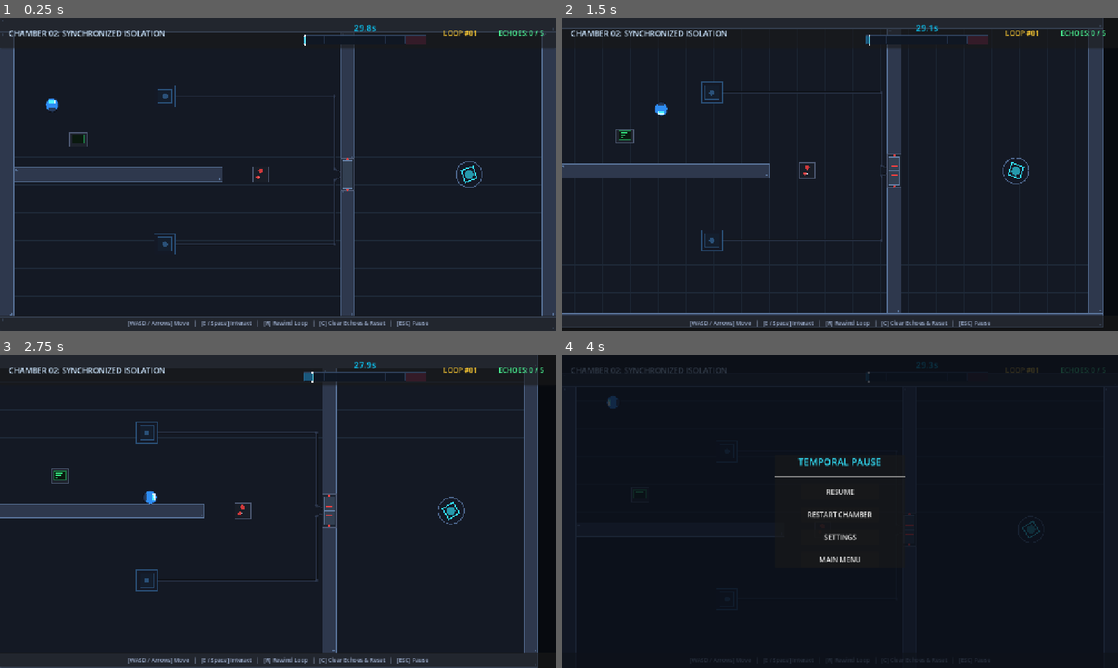
Above: before the commit, frames 1-4 (two rows, left to right).
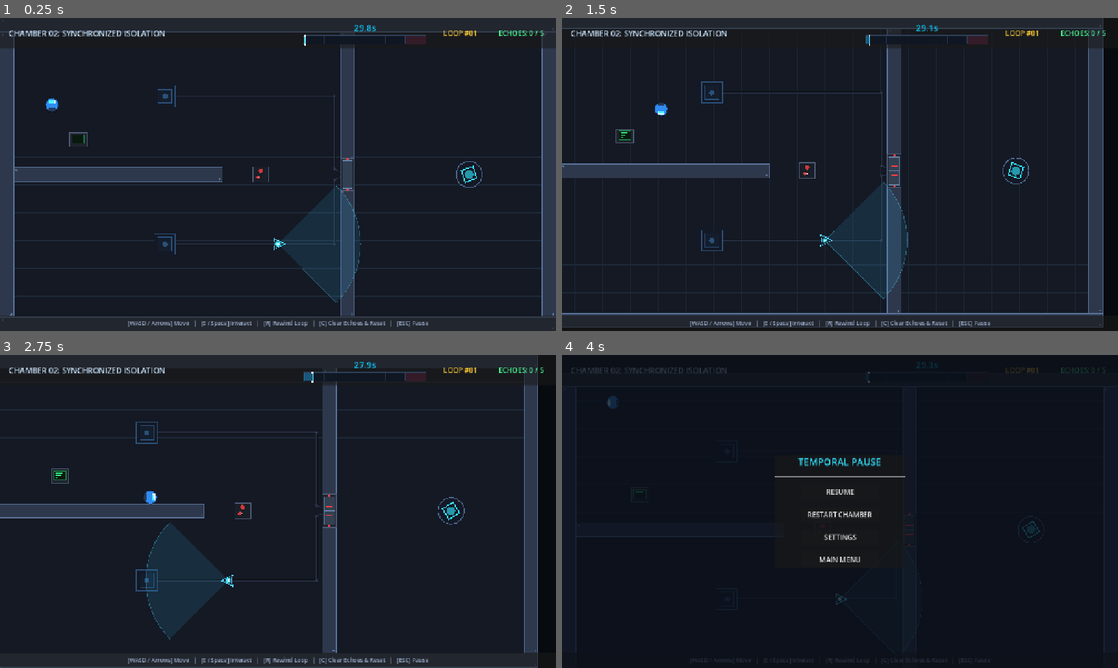
Above: after the commit, the same moments.

Repository: Ghostofzenin08/Echo_of_Dread
Game: Godot game, scene res://scenes/levels/level_02.tscn
Two runs of this game, one before a commit and one after it. Both use one fixed random seed, a clock stepped at 60 frames per second and the inputs below. This scene is started directly instead of the project's main scene.
Inputs:
- Up to frame 1 (0.25 s): no input
- Up to frame 2 (1.5 s): tap Enter at 0.5 s; hold D (move_right) 0.53-1.28 s; tap C (clear_echoes) at 0.6 s; tap Space at 0.77 s; hold S (move_down) from 1.28 s (still down); tap E (interact) at 1.35 s
- Up to frame 3 (2.75 s): tap Space at 1.52 s; release S (move_down) at 2.03 s; hold D (move_right) from 2.03 s (still down); tap Enter at 2.1 s
- Up to frame 4 (4 s): release D (move_right) at 2.78 s; hold W (move_up) 2.78-3.53 s; tap Backspace at 2.85 s; tap Space at 3.02, 3.77 s; hold A (move_left) from 3.53 s (still down); tap P at 3.6 s

The runs differ from the first frame. In frame 1, 2.2% of the frame differs, in the area x 49-65%, y 53-91%; in frame 2, 2.2%; in frame 3, 3.0%, in the area x 26-42%, y 53-91%; in frame 4, less than 0.1%.

Commit message:
feat(level): place patrolling security drone in chamber 02

Diff:
--- a/scenes/levels/level_02.tscn
+++ b/scenes/levels/level_02.tscn
@@ -12,6 +12,7 @@
 [ext_resource type="PackedScene" path="res://scenes/interactables/circuit_wire.tscn" id="10_wire"]
 [ext_resource type="PackedScene" path="res://scenes/interactables/lever_switch.tscn" id="11_lever"]
 [ext_resource type="PackedScene" path="res://scenes/ui/game_hud.tscn" id="12_hud"]
+[ext_resource type="PackedScene" path="res://scenes/entities/security_drone.tscn" id="13_drone"]
 
 [node name="Level02" type="Node2D"]
 script = ExtResource("1_lvl2")
@@ -57,4 +58,9 @@
 
 [node name="WireBeta" parent="." instance=ExtResource("10_wire")]
 
+[node name="SecurityDrone" parent="." instance=ExtResource("13_drone")]
+position = Vector2(640, 520)
+waypoint_offsets = PackedVector2Array(0, 0, -260, 0)
+patrol_speed = 65.0
+
 [node name="GameHUD" parent="." instance=ExtResource("12_hud")]
Not shown: 1 places in scenes/levels/level_02.tscn that only renumber resources
